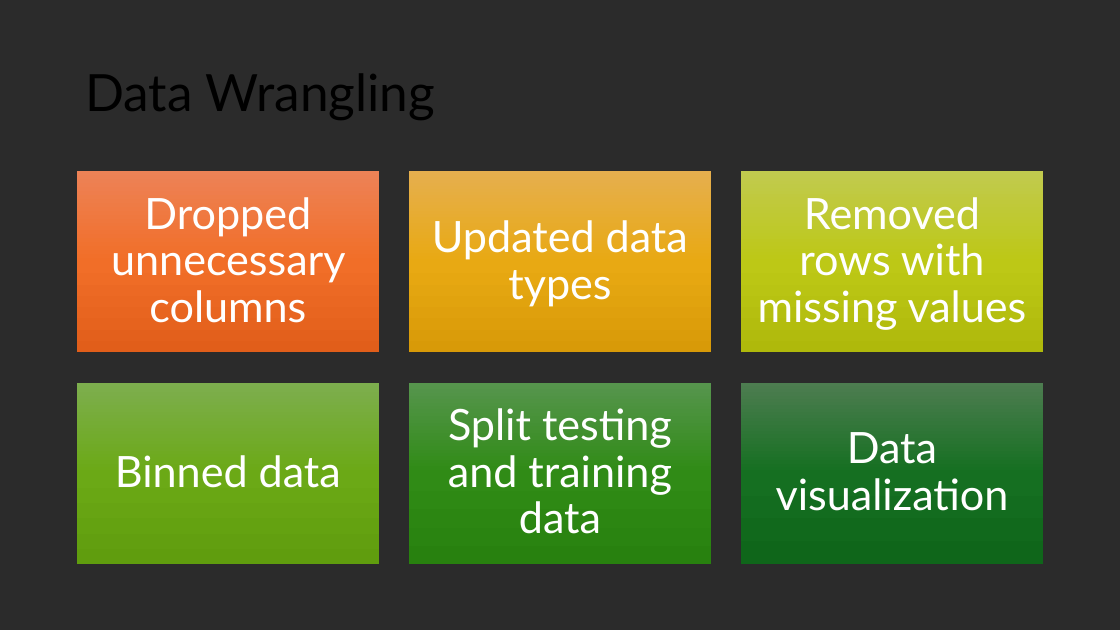
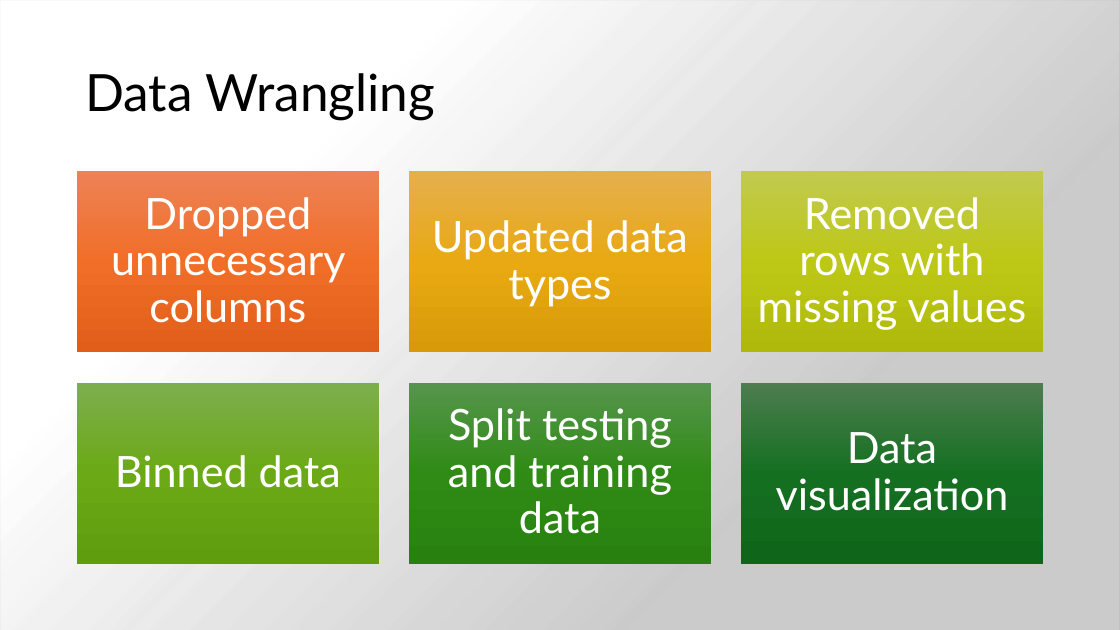
Before and after one commit to tkoche3/ISDS7075, a slide deck: slide 5 of ISDS 7075 Final Presentation.pptx. Drawn at 1120x630 pixels with LibreOffice and Linux fonts; fonts in the diff are those of the drawing; background and template pictures are left out; a plain dark background stands for a picture behind light text. Boxes give left, top, right and bottom in pixels: in the first picture for what was removed or moved away, otherwise in the second. Text is boxed around its words. In the diff, an @@ line names an element or a change of style, - is before the commit and + after.

```diff
--- a/ISDS 7075 Final Presentation.pptx
+++ b/ISDS 7075 Final Presentation.pptx
@@ rectangle added at (0,0,1120,630), fill gradient #E8E8E8 to #FFFFFF @@
```
Also in this commit, not shown: 3 other slides changed, 4 slides added, 1 slide removed.
